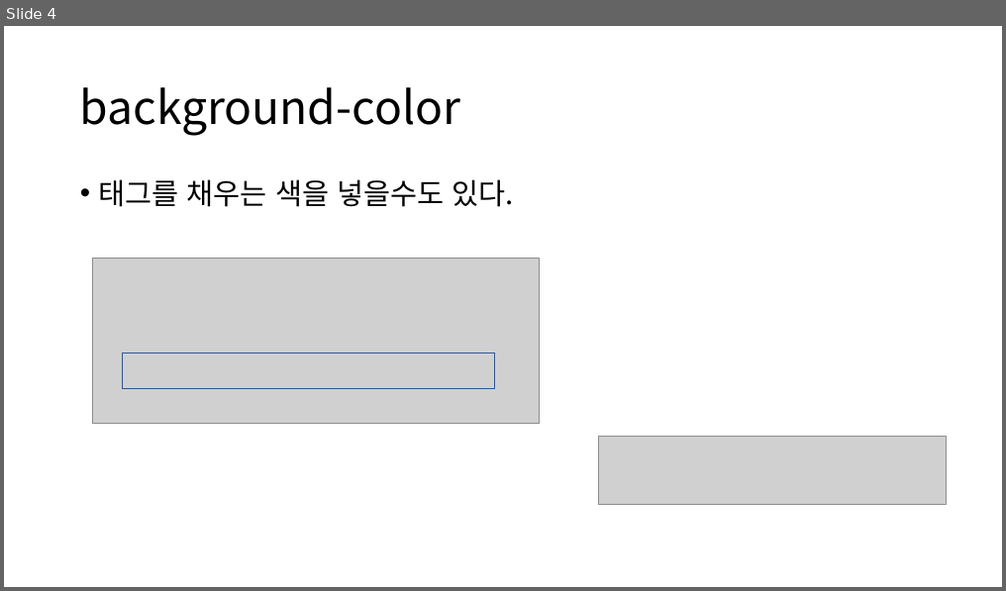
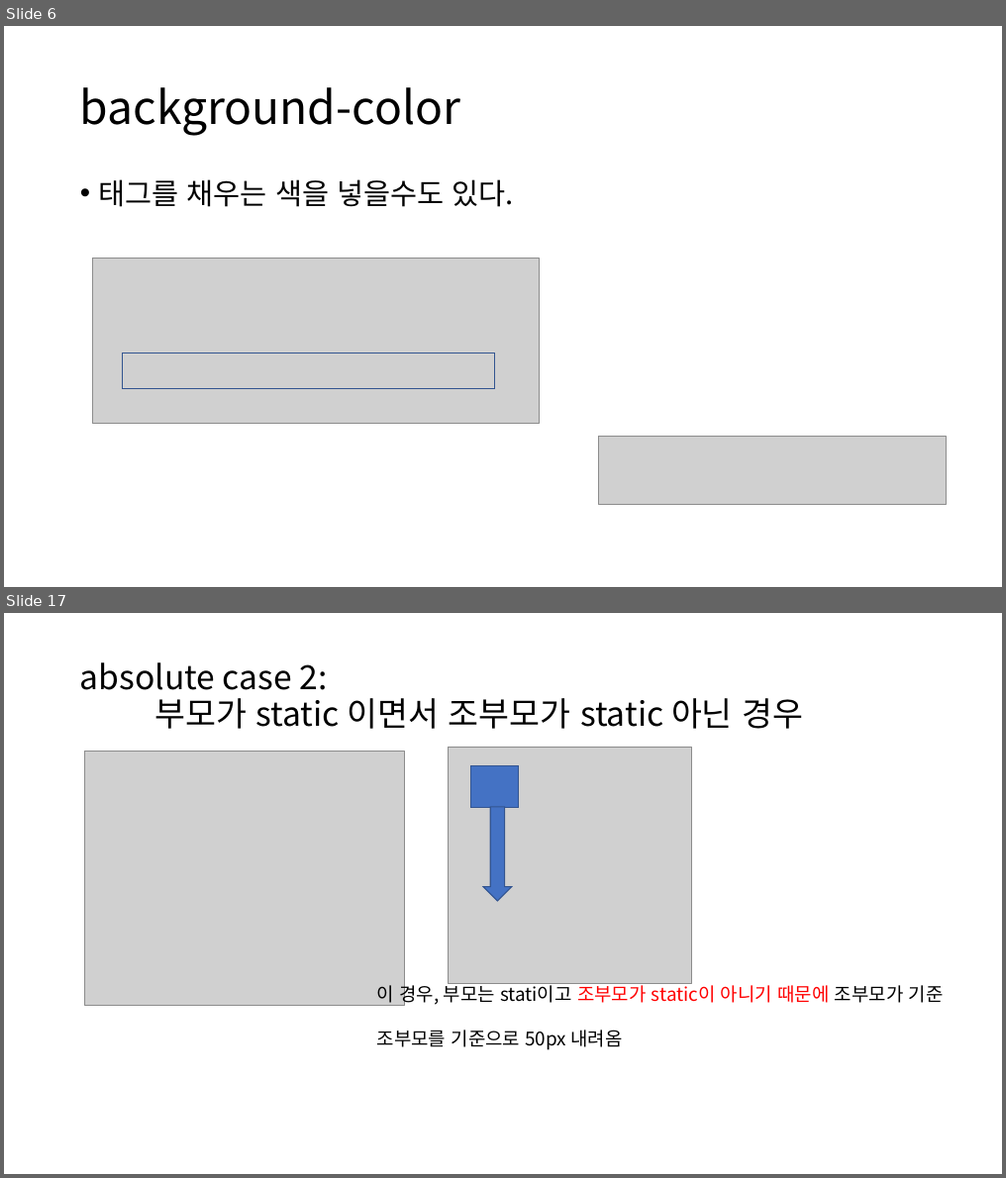
Before and after one commit to GNUCSAssistants/2021webprogramming, a slide deck: 수업/4. CSS(2)/PPT/4. CSS(2).pptx. Shown one above the other, each under a label of ours: slide 4 before the commit, slides 6 and 17 after it; the slides between them are not shown. The pictures are 1006x591 and 1006x1178 pixels, drawn with LibreOffice and Linux fonts; fonts in the diff are those of the drawing; grey boxes stand for pictures. Boxes give left, top, right and bottom in pixels: in the first picture for what was removed or moved away, otherwise in the second. Text is boxed around its words. In the diff, an @@ line names an element or a change of style, - is before the commit and + after.

```diff
--- a/수업/4. CSS(2)/PPT/4. CSS(2).pptx
+++ b/수업/4. CSS(2)/PPT/4. CSS(2).pptx
@@ slide 17 added at box(4, 613, 1002, 1174), background #FFFFFF @@
@@ title added at box(80, 663, 803, 729), 32 pt, text #000000 @@
+absolute case 2:
+부모가 static 이면서 조부모가 static 아닌 경우
@@ picture added at box(84, 752, 405, 1006) @@
@@ picture added at box(448, 747, 691, 983) @@
@@ rectangle added at box(471, 766, 519, 808), fill #4472C4, outline #325491 1 pt @@
@@ down arrow added at box(483, 807, 512, 901), fill #4472C4, outline #325491 1 pt @@
@@ text added at box(377, 982, 944, 1051), 18 pt, text #000000 @@
+이 경우, 부모는 stati이고 조부모가 static이 아니기 때문에 조부모가 기준
+조부모를 기준으로 50px 내려옴
@@ what was slide 4 is now slide 6 @@
```
Also in this commit, not shown: 21 other slides added, 3 other files.
